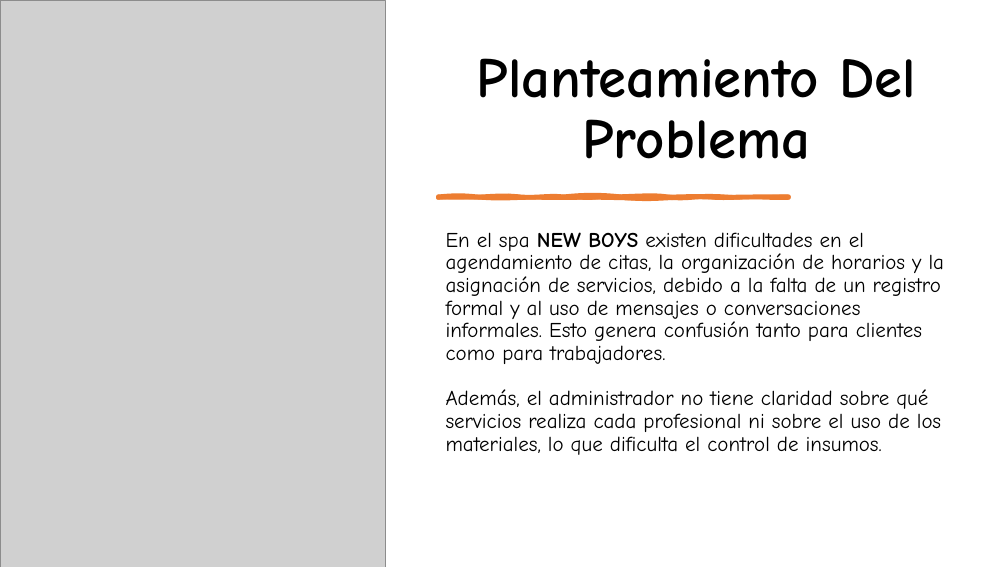
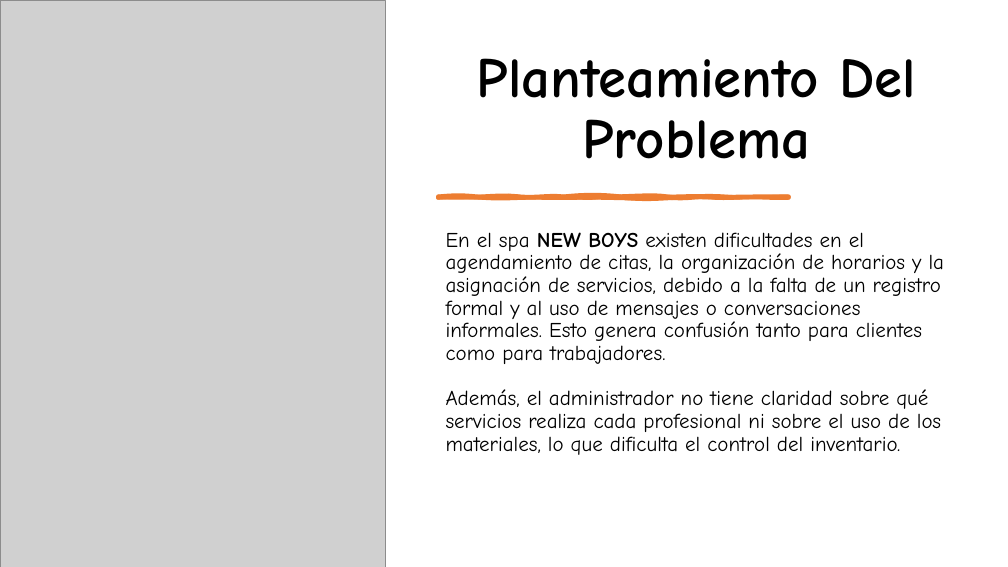
Before and after one commit to mari101-101/Sistema-spa, a slide deck: slide 4 of Documentos/Proyecto V1.1.pptx. Drawn at 1008x567 pixels with LibreOffice and Linux fonts; fonts in the diff are those of the drawing; grey boxes stand for pictures. Boxes give left, top, right and bottom in pixels: in the first picture for what was removed or moved away, otherwise in the second. Text is boxed around its words. In the diff, an @@ line names an element or a change of style, - is before the commit and + after.

```diff
--- a/Documentos/Proyecto V1.1.pptx
+++ b/Documentos/Proyecto V1.1.pptx
@@ text at (x1=446, y1=389, x2=941, y2=455): text changed @@
-Además, el administrador no tiene claridad sobre qué servicios realiza cada profesional ni sobre el uso de los materiales, lo que dificulta el control de insumos.
+Además, el administrador no tiene claridad sobre qué servicios realiza cada profesional ni sobre el uso de los materiales, lo que dificulta el control del inventario.
```
Also in this commit, not shown: 5 other slides changed, 1 slide added, 2 slides removed.
